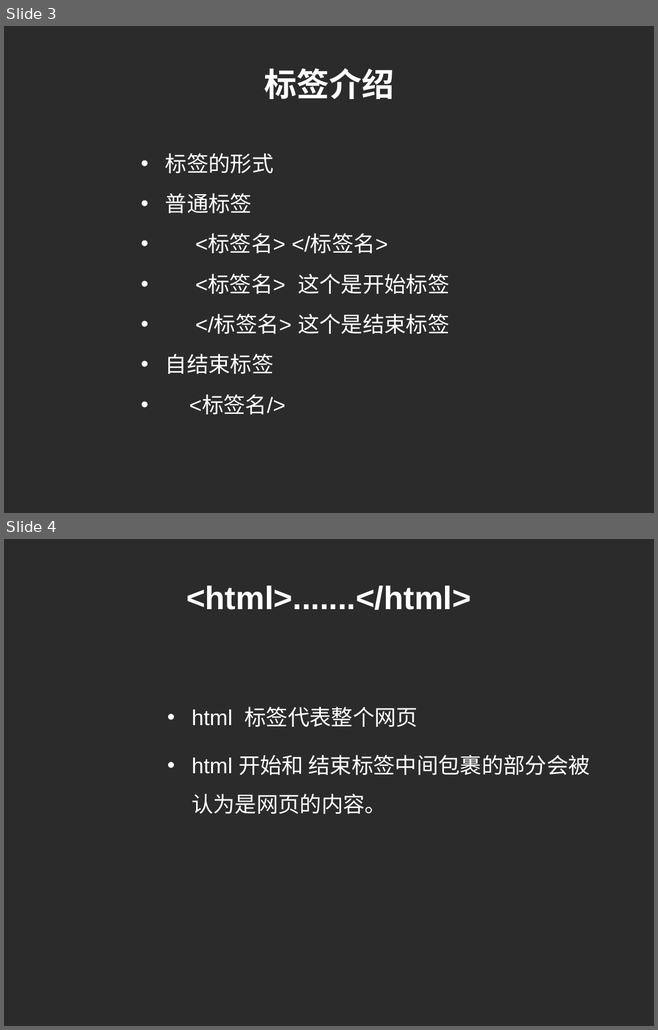
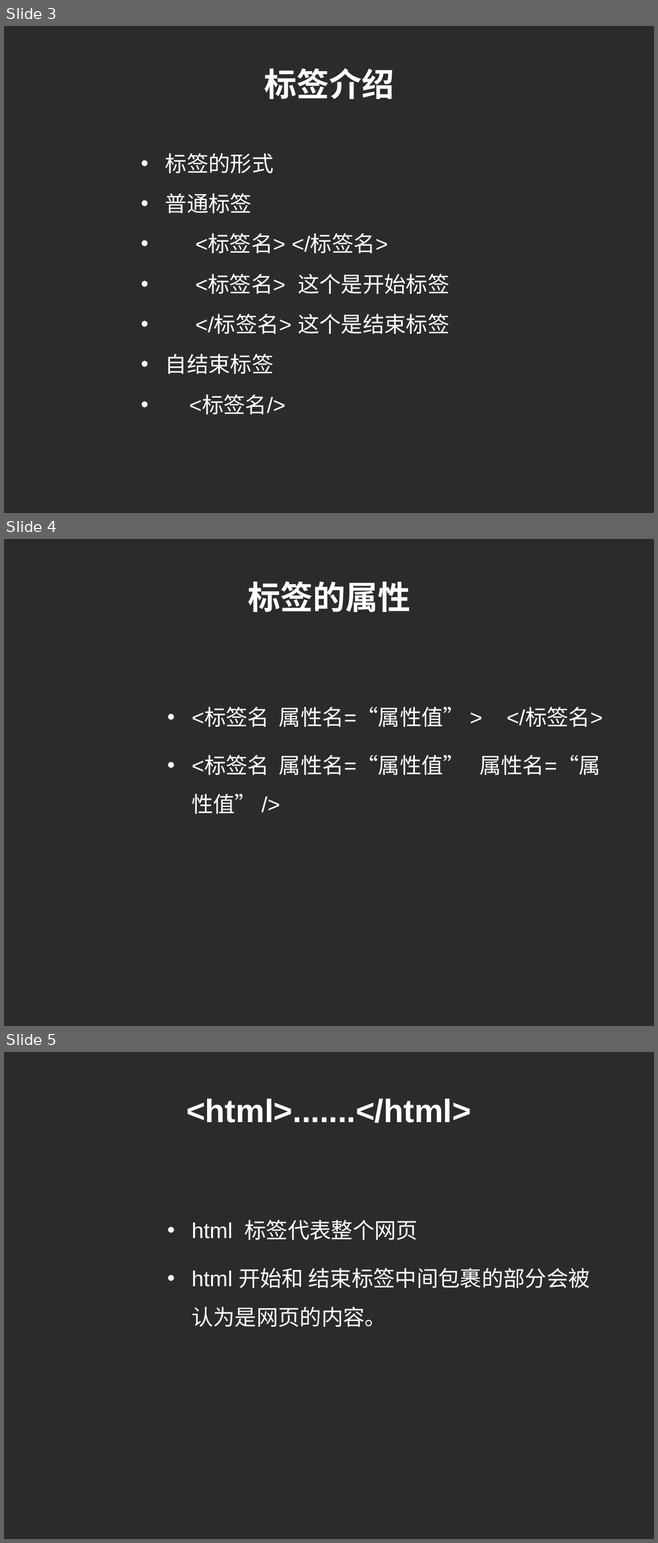
Before and after one commit to cd-vr1class/homework, a slide deck: ppt/7-4html基础.ppt. Shown one above the other, each under a label of ours: slides 3 and 4 before the commit, slides 3, 4 and 5 after it. The pictures are 658x1030 and 658x1543 pixels, drawn with LibreOffice and Linux fonts; fonts in the diff are those of the drawing; background and template pictures are left out; a plain dark background stands for a picture behind light text. Boxes give left, top, right and bottom in pixels: in the first picture for what was removed or moved away, otherwise in the second. Text is boxed around its words. In the diff, an @@ line names an element or a change of style, - is before the commit and + after.

```diff
--- a/ppt/7-4html基础.ppt
+++ b/ppt/7-4html基础.ppt
@@ slide 4 added at <box>4,539,654,1026</box>, background picture (left out) @@
@@ title added at <box>248,581,410,612</box>, 36 pt, text #FFFFFF, bold @@
+标签的属性
@@ text added at <box>191,707,603,814</box>, 24 pt, text #FFFFFF @@
+• <标签名 属性名=“属性值” > </标签名>
+• <标签名 属性名=“属性值” 属性名=“属性值” />
@@ what was slide 4 is now slide 5 @@
```
Also in this commit, not shown: 1 slide changed, 8 other slides added, 6 other files.
